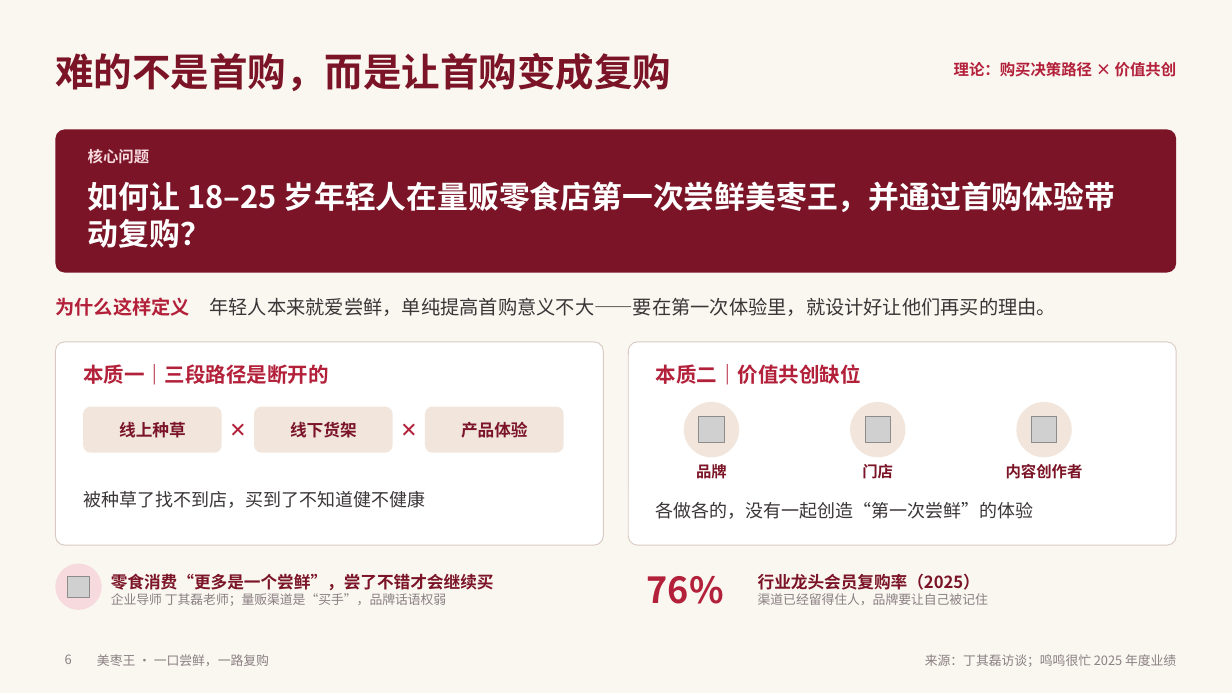
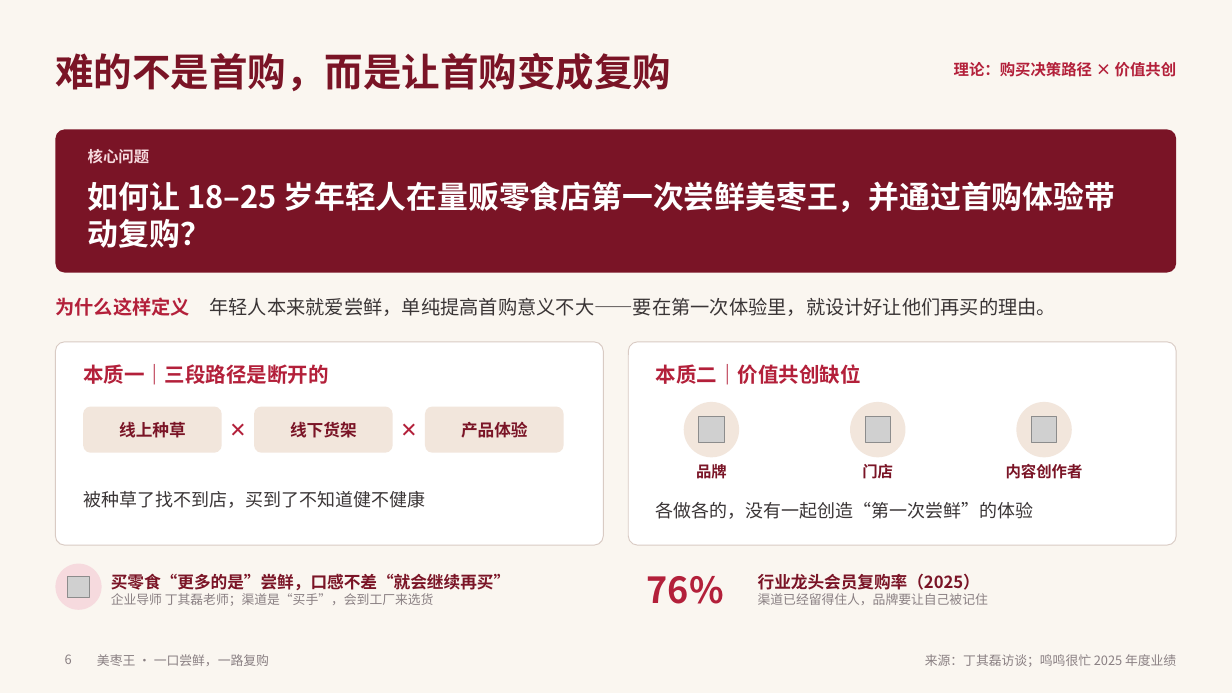
Before and after one commit to joycelynqxq-lab/my-project, a slide deck: slide 6 of ppt/v4/制作1_封面目录分隔页_P2-P5_P14-P15.pptx. Drawn at 1232x693 pixels with LibreOffice and Linux fonts; fonts in the diff are those of the drawing; grey boxes stand for pictures. Boxes give left, top, right and bottom in pixels: in the first picture for what was removed or moved away, otherwise in the second. Text is boxed around its words. In the diff, an @@ line names an element or a change of style, - is before the commit and + after.

```diff
--- a/ppt/v4/制作1_封面目录分隔页_P2-P5_P14-P15.pptx
+++ b/ppt/v4/制作1_封面目录分隔页_P2-P5_P14-P15.pptx
@@ text at (111,573,510,606): text changed @@
-零食消费“更多是一个尝鲜”，尝了不错才会继续买
-企业导师 丁其磊老师；量贩渠道是“买手”，品牌话语权弱
+买零食“更多的是”尝鲜，口感不差“就会继续再买”
+企业导师 丁其磊老师；渠道是“买手”，会到工厂来选货
```
Also in this commit, not shown: 5 other files.
